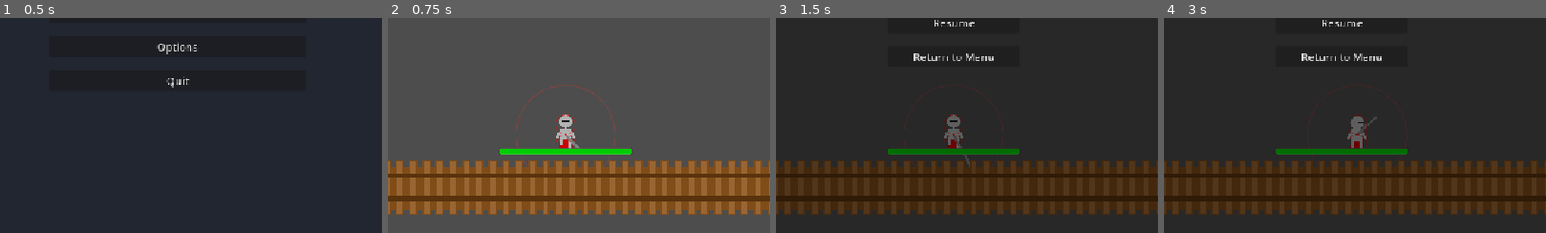
Above: before the commit, frames 1-4 (left to right).
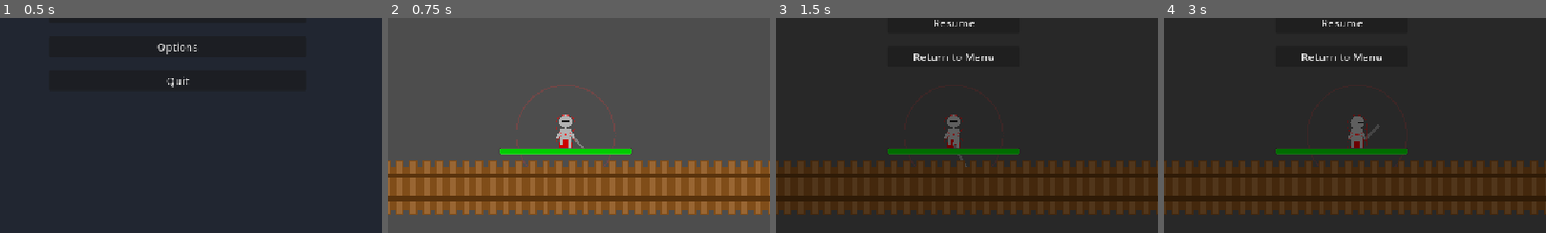
Above: after the commit, the same moments.

Repository: LucasGauterio/godot-wave-conqueror
Game: Godot game, scene res://scenes/ui/menu.tscn
Two runs of this game, one before a commit and one after it. Both use one fixed random seed, a clock stepped at 60 frames per second and the inputs below.
Inputs:
- Up to frame 1 (0.5 s): no input
- Up to frame 2 (0.75 s): click "Start Game" at 0.5 s
- Up to frame 3 (1.5 s): click "Menu" at 1.25 s
- Up to frame 4 (3 s): click "Resume" at 2 s; tap Enter at 2.75 s; hold D (move_right) from 2.78 s (still down); tap Space (attack) at 2.85 s
The pictures show only the part of the screen within x 27-77%, y 50-100%; the shares and areas given below are measured in that part.

Frame 1 is identical in both runs. In frame 2, 0.1% of the frame differs, in the area x 44-52%, y 53-61%; in frame 3, 0.2%, in the area x 44-51%, y 53-70%; in frame 4, 0.2%.

Commit message:
feat: Synchronized arm movement with weapon attacks for Knight and Goblin

Diff:
--- a/scripts/enemy.gd
+++ b/scripts/enemy.gd
@@ -129,9 +129,18 @@
 	draw_colored_polygon([Vector2(-8, ear_y), Vector2(-15, ear_y - 5), Vector2(-8, ear_y + 4)], body_color)
 	draw_colored_polygon([Vector2(8, ear_y), Vector2(15, ear_y - 5), Vector2(8, ear_y + 4)], body_color)
 
-	# Spindly Arms
-	draw_line(Vector2(-8, -5 + bob_offset), Vector2(-12, 10 + bob_offset), body_color, 3) # Left Arm
-	draw_line(Vector2(8, -5 + bob_offset), Vector2(12, 10 + bob_offset), body_color, 3) # Right Arm
+	# Spindly Arms/Hands
+	var r_shoulder = Vector2(8, -5 + bob_offset)
+	var l_shoulder = Vector2(-8, -5 + bob_offset)
+	var r_hand = Vector2(12, 10 + bob_offset)
+	var l_hand = Vector2(-12, 10 + bob_offset)
+
+	if current_state == State.ATTACK or attack_anim_timer > 0:
+		var reach = 12.0 * sin(attack_anim_timer * PI)
+		r_hand = last_face_direction * (15 + reach) + Vector2(0, bob_offset)
+
+	draw_line(l_shoulder, l_hand, body_color, 3) # Left Arm
+	draw_line(r_shoulder, r_hand, body_color, 3) # Right Arm
 
 	# 2. Draw Eyes (Black dots) based on direction
 	var eye_y = head_pos.y
@@ -144,12 +153,12 @@
 		var side = 1 if last_face_direction.x > 0 else -1
 		draw_circle(Vector2(4 * side, eye_y), 1.5, Color.BLACK)
 
-	# 3. Draw Weapon (Club) during attack
+	# 3. Draw Weapon (Club) attached to hand
 	if current_state == State.ATTACK or attack_anim_timer > 0:
-		var weapon_reach = 15.0 * sin(attack_anim_timer * PI)
-		var weapon_dir = last_face_direction * (18 + weapon_reach)
-		draw_line(Vector2(0, bob_offset), weapon_dir, detail_color, 4)
-		draw_circle(weapon_dir, 6, detail_color)
+		var club_dir = last_face_direction
+		var club_tip = r_hand + club_dir * 10
+		draw_line(r_hand, club_tip, detail_color, 4)
+		draw_circle(club_tip, 6, detail_color)
 
 	# 4. Optional: Draw Debug Hitbox Outline
 	if show_debug_hitbox:
--- a/scripts/player.gd
+++ b/scripts/player.gd
@@ -141,11 +141,32 @@
 	# Head/Helm
 	draw_circle(head_pos, 10, armor_color)
 
-	# Arms (Humanoid) - Adjusted to narrower torso
-	draw_line(Vector2(-8, -5 + bob_offset), Vector2(-14, 5 + bob_offset), armor_color, 4) # Left Arm
-	draw_line(Vector2(8, -5 + bob_offset), Vector2(14, 5 + bob_offset), armor_color, 4) # Right Arm
-
-	# 4. Draw Helm Visor
+	# 4. Calculate Weapon/Arm Direction
+	var weapon_reach_factor = sin(attack_anim_timer * PI)
+	var weapon_dir = face_direction
+	if current_state == State.ATTACK:
+		weapon_dir = last_attack_direction
+
+	if weapon_dir.length() < 0.1:
+		weapon_dir = Vector2.RIGHT if last_direction > 0 else Vector2.LEFT
+	else:
+		weapon_dir = weapon_dir.normalized()
+
+	# Hand Positions
+	var r_shoulder = Vector2(8, -5 + bob_offset)
+	var l_shoulder = Vector2(-8, -5 + bob_offset)
+	var r_hand = Vector2(12, 5 + bob_offset)
+	var l_hand = Vector2(-12, 5 + bob_offset)
+
+	if current_state == State.ATTACK or attack_anim_timer > 0:
+		# The weapon arm extends towards the strike
+		r_hand = weapon_dir * 15 + Vector2(0, bob_offset)
+
+	# Draw Arms
+	draw_line(l_shoulder, l_hand, armor_color, 4) # Left Arm
+	draw_line(r_shoulder, r_hand, armor_color, 4) # Right Arm (Holding Weapon)
+
+	# 5. Draw Helm Visor
 	var visor_y = head_pos.y - 2
 	if face_direction.y > 0.5: # Down
 		draw_rect(Rect2(-6, visor_y, 12, 2), eye_color)
@@ -155,55 +176,41 @@
 		var side = 1 if face_direction.x > 0 else -1
 		draw_rect(Rect2(2 * side if side > 0 else -10, visor_y, 8, 2), eye_color)
 
-	# 5. Draw Off-hand
+	# 6. Draw Off-hand (Attached to Left Hand)
 	if off_hand != OffHandType.NONE:
-		var off_pos = Vector2(-16 if face_direction.x >= 0 else 16, 0)
 		if off_hand == OffHandType.SHIELD:
-			draw_rect(Rect2(off_pos.x - 7, off_pos.y - 10, 14, 20), Color(0.2, 0.4, 0.7))
+			draw_rect(Rect2(l_hand.x - 7, l_hand.y - 10, 14, 20), Color(0.2, 0.4, 0.7))
 		else:
-			draw_rect(Rect2(off_pos.x - 5, off_pos.y - 5, 10, 10), Color(0.3, 0.1, 0.5))
-
-	# 6. Draw Weapon
-	var weapon_reach_factor = sin(attack_anim_timer * PI)
-	var weapon_dir = face_direction
-	if current_state == State.ATTACK:
-		weapon_dir = last_attack_direction
-
-	if weapon_dir.length() < 0.1:
-		weapon_dir = Vector2.RIGHT if last_direction > 0 else Vector2.LEFT
-	else:
-		weapon_dir = weapon_dir.normalized()
-
-	var base_reach = 40.0
+			draw_rect(Rect2(l_hand.x - 5, l_hand.y - 5, 10, 10), Color(0.3, 0.1, 0.5))
+
+	# 7. Draw Weapon (Attached to Right Hand)
+	var base_reach = 30.0
 	var extra_reach = 30.0 * weapon_reach_factor
-	var weapon_pos = weapon_dir * (base_reach + extra_reach)
 
 	match weapon_type:
 		WeaponType.SWORD:
-			# Slash animation: rotate the line slightly during the swing
-			var angle_offset = (attack_anim_timer - 0.5) * 1.5 # -0.75 to 0.75 radians
+			var angle_offset = (attack_anim_timer - 0.5) * 1.5
 			var slash_dir = weapon_dir.rotated(angle_offset)
-			var slash_pos = slash_dir * (base_reach + extra_reach)
-			draw_line(Vector2.ZERO, slash_pos, metal_color, 4)
-			# Add a faint slash arc "trail"
+			var weapon_tip = r_hand + slash_dir * (base_reach + extra_reach)
+			draw_line(r_hand, weapon_tip, metal_color, 4)
 			if attack_anim_timer > 0:
-				draw_arc(Vector2.ZERO, base_reach + extra_reach,
+				draw_arc(Vector2.ZERO, 40 + extra_reach,
 					weapon_dir.angle() - 0.5, weapon_dir.angle() + 0.5,
 					16, Color(1, 1, 1, 0.3 * weapon_reach_factor), 2.0)
 		WeaponType.AXE:
 			var angle_offset = (attack_anim_timer - 0.5) * 2.0
 			var slash_dir = weapon_dir.rotated(angle_offset)
-			var slash_pos = slash_dir * (base_reach + extra_reach)
-			draw_line(Vector2.ZERO, slash_pos, wood_color, 4)
-			draw_rect(Rect2(slash_pos.x - 8, slash_pos.y - 8, 16, 16), metal_color)
+			var weapon_tip = r_hand + slash_dir * (base_reach + extra_reach)
+			draw_line(r_hand, weapon_tip, wood_color, 4)
+			draw_rect(Rect2(weapon_tip.x - 8, weapon_tip.y - 8, 16, 16), metal_color)
 		WeaponType.BOW:
-			draw_arc(weapon_dir * 10, 12, weapon_dir.angle() - 1, weapon_dir.angle() + 1, 12, wood_color, 3.0)
-			if attack_anim_timer > 0: # Draw arrow
-				draw_line(weapon_dir * 5, weapon_dir * (20 + 40 * weapon_reach_factor), Color.WHITE, 2)
+			draw_arc(r_hand + weapon_dir * 5, 12, weapon_dir.angle() - 1, weapon_dir.angle() + 1, 12, wood_color, 3.0)
+			if attack_anim_timer > 0:
+				draw_line(r_hand, r_hand + weapon_dir * (15 + 40 * weapon_reach_factor), Color.WHITE, 2)
 		_: # STAFF/MACE
-			# Pierce animation: straight thrust
-			draw_line(Vector2.ZERO, weapon_pos, wood_color, 4)
-			draw_circle(weapon_pos, 6, Color(0.2, 0.8, 1.0, 0.8))
+			var weapon_tip = r_hand + weapon_dir * (base_reach + extra_reach)
+			draw_line(r_hand, weapon_tip, wood_color, 4)
+			draw_circle(weapon_tip, 6, Color(0.2, 0.8, 1.0, 0.8))
 
 	# 7. Debug Hitbox
 	if show_debug_hitbox:
